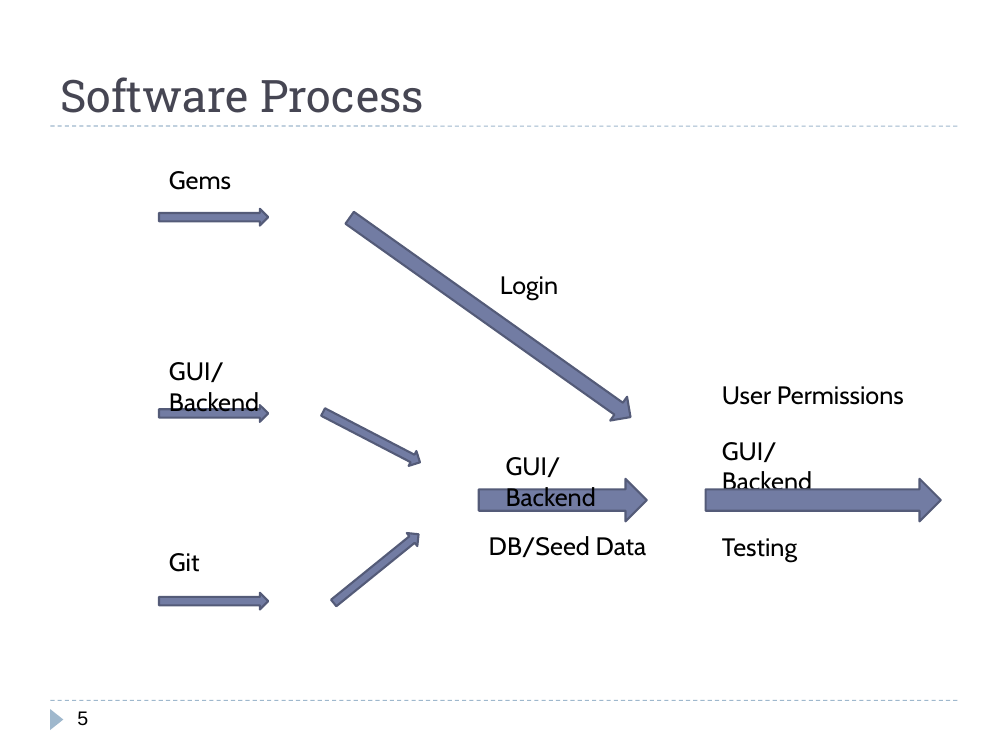
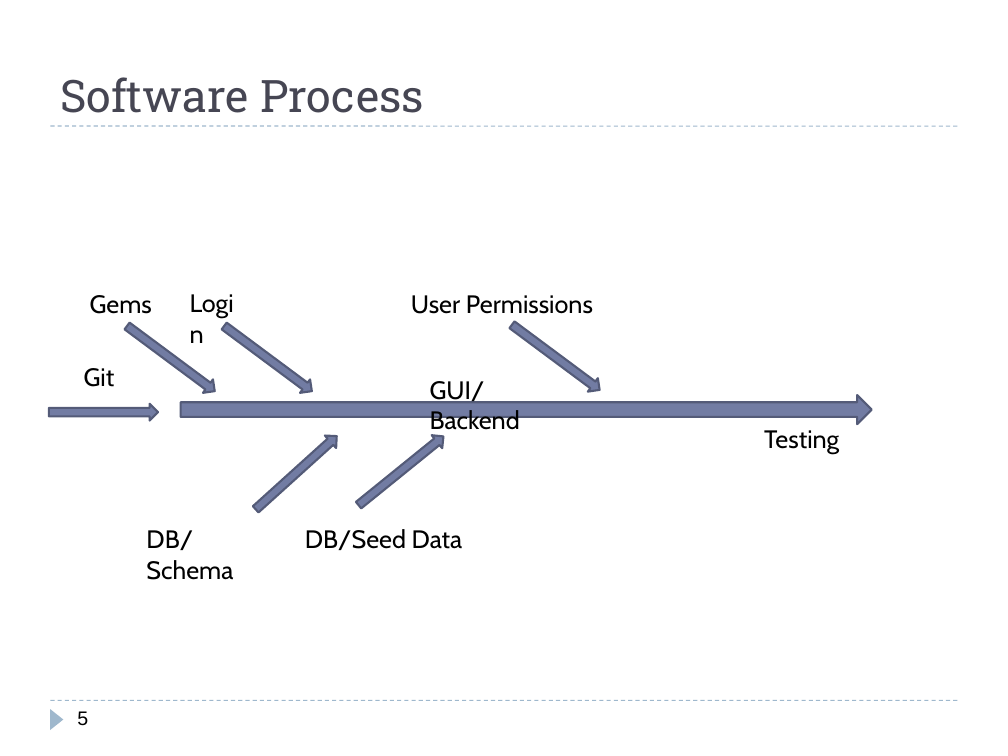
Before and after one commit to Polo08816/AdWebDevProjectRepo, a slide deck: slide 5 of Documents/Presentation.pptx. Drawn at 1008x756 pixels with LibreOffice and Linux fonts; fonts in the diff are those of the drawing. Boxes give left, top, right and bottom in pixels: in the first picture for what was removed or moved away, otherwise in the second. Text is boxed around its words. In the diff, an @@ line names an element or a change of style, - is before the commit and + after.

Commit message:
Updating presentation.

```diff
--- a/Documents/Presentation.pptx
+++ b/Documents/Presentation.pptx
@@ text "Gems": place and size @@
-text "Gems" at box(169, 171, 231, 190)
+text "Gems" at box(90, 295, 152, 314)
@@ text "Login" rewrapped from box(500, 276, 558, 300) to box(179, 283, 256, 324) @@
@@ text "User Permissions": place and size @@
-text "User Permissions" at box(722, 386, 904, 405)
+text "User Permissions" at box(411, 295, 593, 314)
@@ right arrow at box(122, 319, 219, 398): rotation 0 to 36 degrees @@
@@ right arrow at box(219, 319, 317, 398): rotation 0 to 36 degrees @@
@@ right arrow added at box(507, 318, 604, 397), fill #727CA3, outline #545C79 1.5 pt @@
@@ text "Git": place and size @@
-text "Git" at box(169, 553, 200, 572)
+text "Git" at box(84, 368, 115, 387)
@@ text removed at box(169, 362, 259, 412) @@
-GUI/Backend
@@ text "GUI/Backend" rewrapped from box(506, 457, 596, 506) to box(430, 381, 520, 436) @@
@@ right arrow: place and size @@
-right arrow at box(159, 593, 268, 610)
+right arrow at box(48, 404, 157, 421)
@@ right arrow at box(180, 395, 872, 424): rotation 35 to 0 degrees @@
@@ text "Testing": place and size @@
-text "Testing" at box(722, 538, 797, 562)
+text "Testing" at box(764, 430, 839, 454)
@@ right arrow at box(250, 430, 342, 516): rotation 27 to 317 degrees @@
@@ right arrow: place and size @@
-right arrow at box(328, 528, 424, 610)
+right arrow at box(353, 430, 449, 512)
@@ text removed at box(722, 442, 812, 496) @@
-GUI/Backend
@@ right arrow removed at box(479, 479, 647, 521) @@
@@ right arrow removed at box(706, 479, 940, 521) @@
@@ text added at box(146, 530, 233, 580), 18 pt, text #000000 @@
+DB/Schema
@@ text "DB/Seed Data": place and size @@
-text "DB/Seed Data" at box(489, 536, 647, 557)
+text "DB/Seed Data" at box(305, 529, 463, 550)
```
Also in this commit, not shown: 3 other slides changed.
